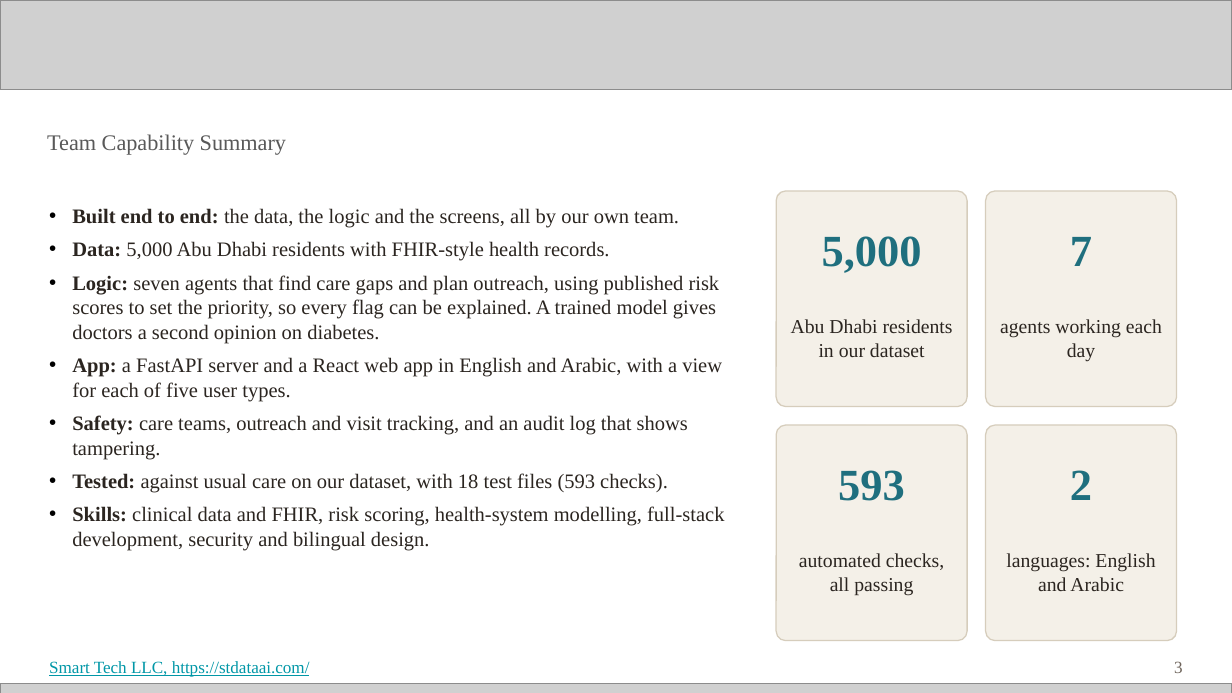
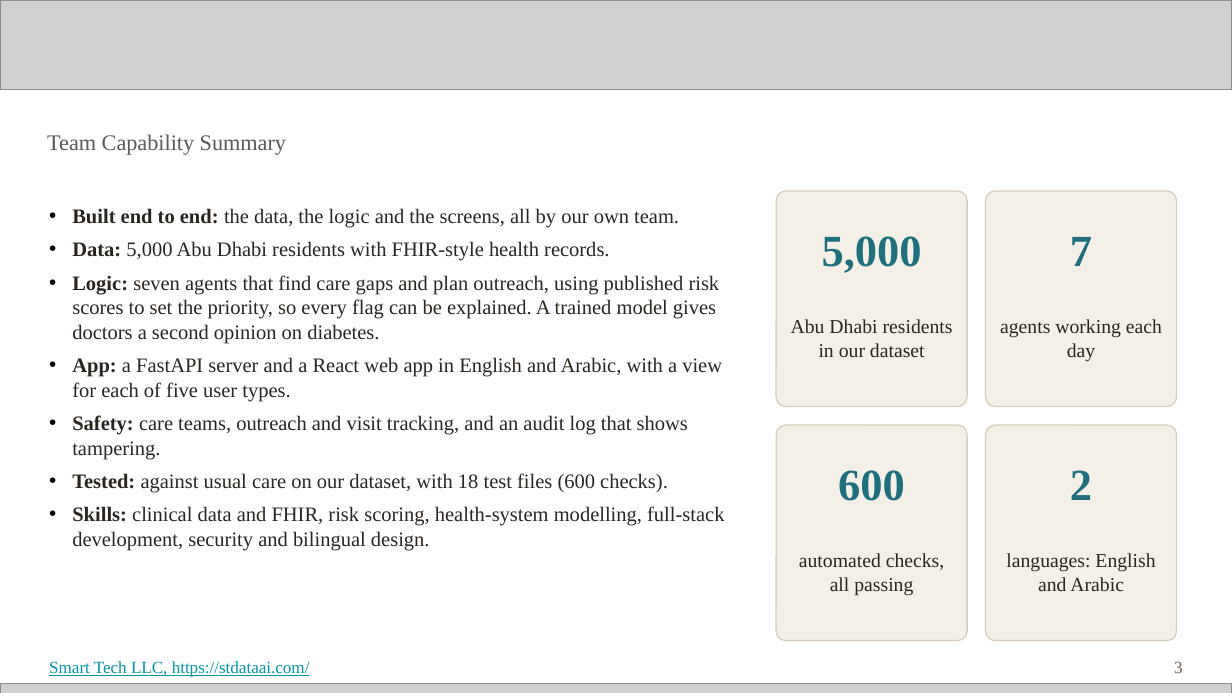
Before and after one commit to Smarttechk/Hack2Skill_Precision-Prevention, a slide deck: slide 3 of docs/Submission_Deck.pptx. Drawn at 1232x693 pixels with LibreOffice and Linux fonts; fonts in the diff are those of the drawing; grey boxes stand for pictures. Boxes give left, top, right and bottom in pixels: in the first picture for what was removed or moved away, otherwise in the second. Text is boxed around its words. In the diff, an @@ line names an element or a change of style, - is before the commit and + after.

```diff
--- a/docs/Submission_Deck.pptx
+++ b/docs/Submission_Deck.pptx
@@ text at bbox=[72, 473, 668, 493]: text changed @@
-• Tested: against usual care on our dataset, with 18 test files (593 checks).
+• Tested: against usual care on our dataset, with 18 test files (600 checks).
@@ text at bbox=[838, 470, 905, 501]: text changed @@
-593
+600
```
Also in this commit, not shown: 2 other slides changed, 11 other files.
